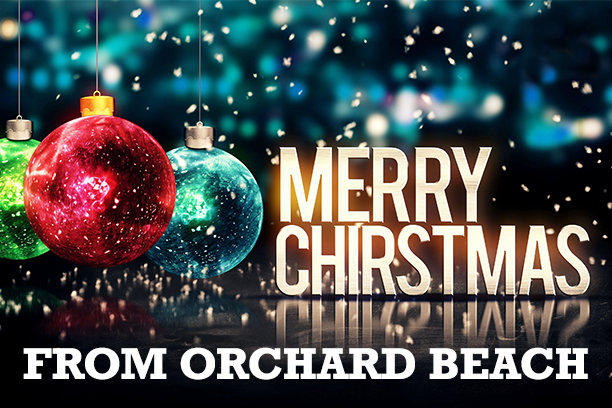
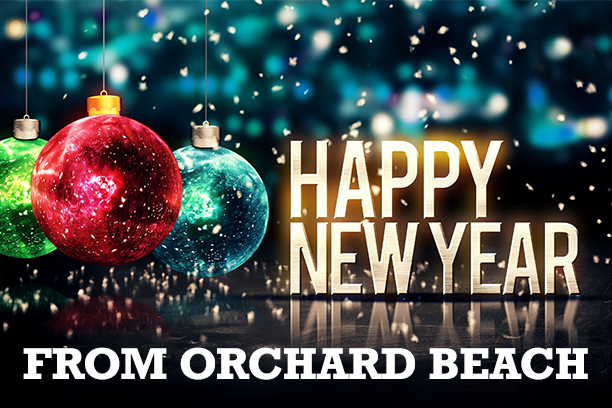
Before/after of a w=612, h=408 layered artwork. What changed in the layer stack:
removed layer "5eb490b3c3ab99a1db648436cd5a1bc2" over bbox(0, 0, 612, 408)
added layer "91826" above "OBVFD ANNUAL VENDOR FAIR" over bbox(0, 0, 612, 408)
